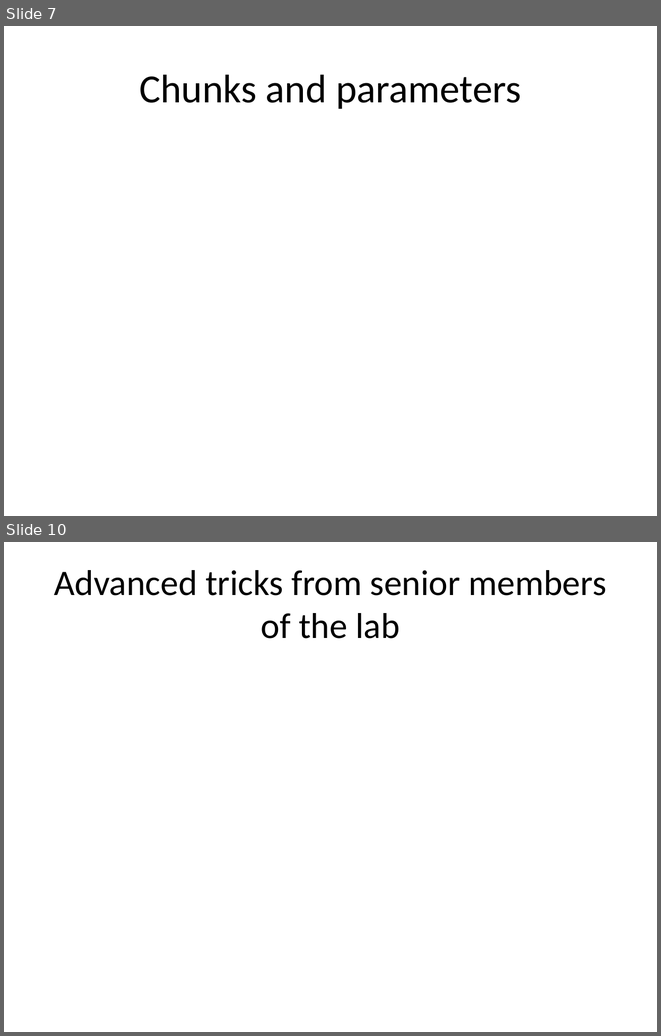
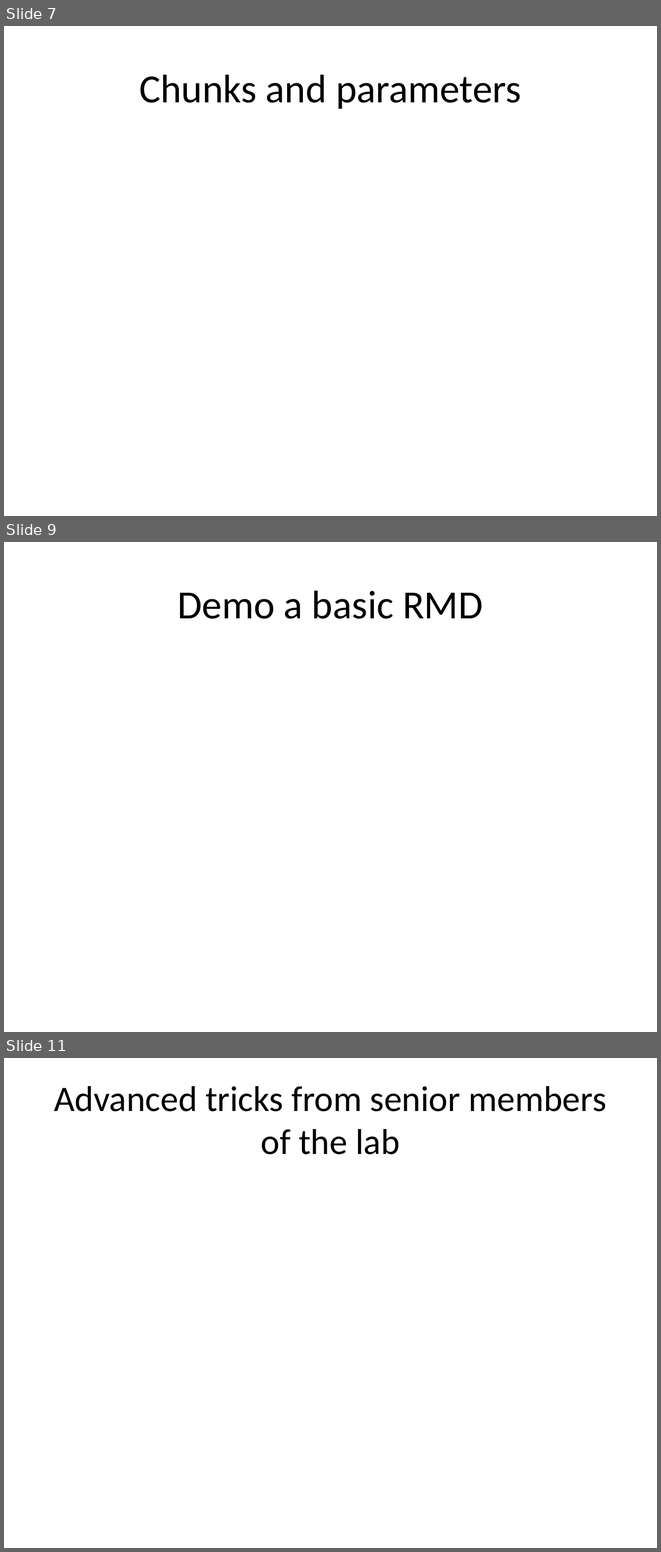
Before and after one commit to kjflynn/rmd_labmeeting, a slide deck: 1_24_18_slides.pptx. Shown one above the other, each under a label of ours: slides 7 and 10 before the commit, slides 7, 9 and 11 after it; the slides between them are not shown. The pictures are 661x1036 and 661x1552 pixels, drawn with LibreOffice and Linux fonts; fonts in the diff are those of the drawing. Boxes give left, top, right and bottom in pixels: in the first picture for what was removed or moved away, otherwise in the second. Text is boxed around its words. In the diff, an @@ line names an element or a change of style, - is before the commit and + after.

```diff
--- a/1_24_18_slides.pptx
+++ b/1_24_18_slides.pptx
@@ slide 9 added at <box>4,542,657,1032</box>, background #FFFFFF @@
@@ title added at <box>177,590,483,619</box>, 44 pt, text #000000 @@
+Demo a basic RMD
@@ what was slide 10 is now slide 11 @@
```
Also in this commit, not shown: 4 slides changed, 1 other slide added, 1 slide removed, 1 other file.
